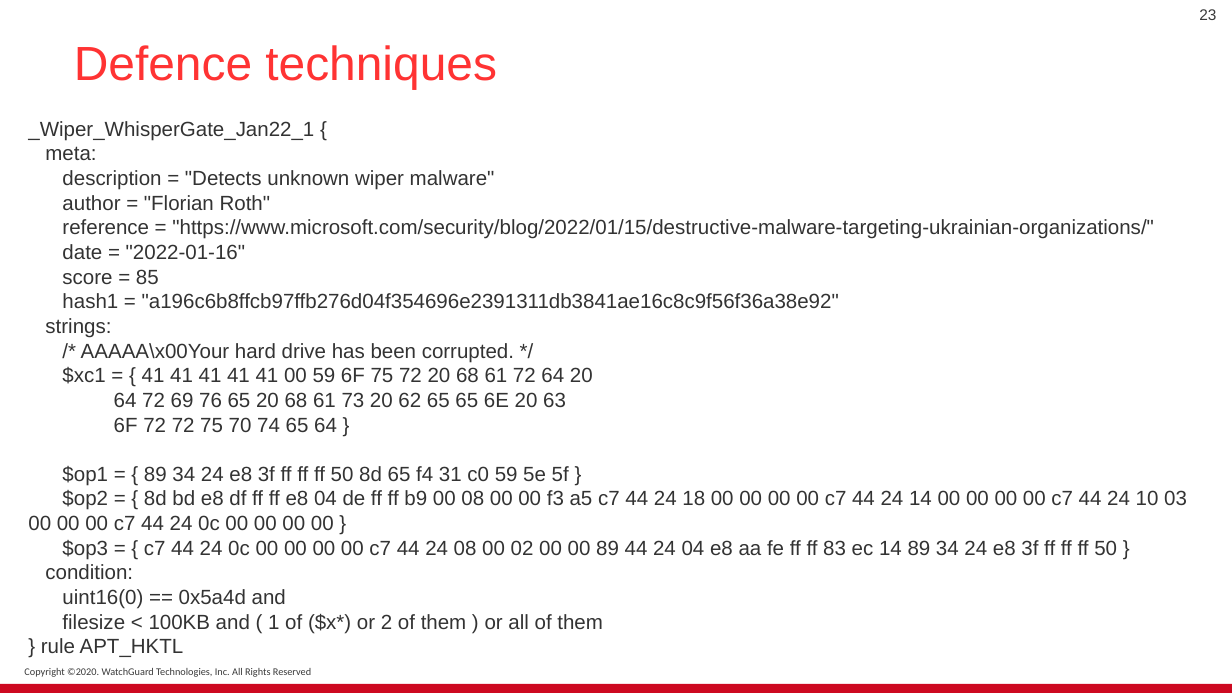
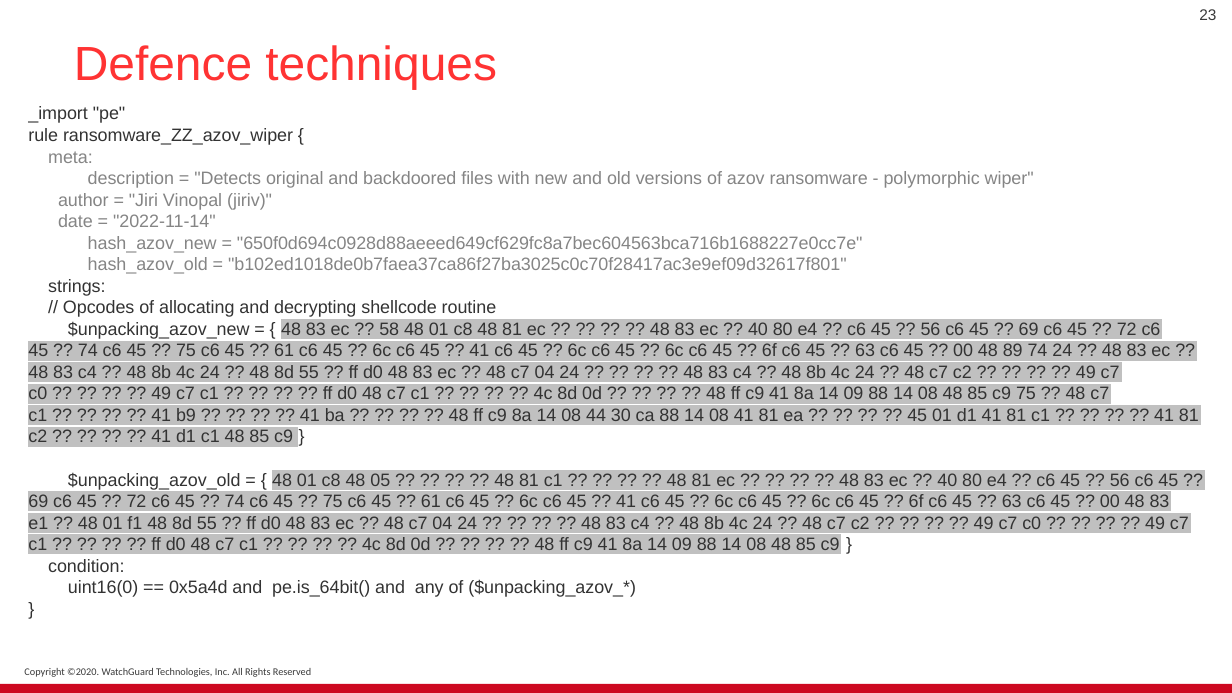
Before and after one commit to ashubits/CyberwarfareTopicPresentation, a slide deck: slide 23 of Tv0.pptx. Drawn at 1232x693 pixels with LibreOffice and Linux fonts; fonts in the diff are those of the drawing. Boxes give left, top, right and bottom in pixels: in the first picture for what was removed or moved away, otherwise in the second. Text is boxed around its words. In the diff, an @@ line names an element or a change of style, - is before the commit and + after.

```diff
--- a/Tv0.pptx
+++ b/Tv0.pptx
@@ text "_import "pe"": place and size @@
-text "_import "pe"" at (28,121,1187,657)
+text "_import "pe"" at (28,106,1199,597)
@@ text at (28,106,293,145): text changed; size 12 to 10.5 pt @@
-_Wiper_WhisperGate_Jan22_1 {
+_import "pe"
+rule ransomware_ZZ_azov_wiper {
@@ text at (48,151,124,572): size 12 to 10.5 pt in "meta:", "strings:", "condition:"; text colour #333333 to #858585 in "meta:" @@
@@ text at (58,171,1034,274): text changed; size 12 to 10.5 pt; text colour #333333 to #858585 @@
-description = "Detects unknown wiper malware"
-author = "Florian Roth"
-reference = "https://www.microsoft.com/security/blog/2022/01/15/destructive-malware-targeting-ukrainian-organizations/"
-date = "2022-01-16"
-score = 85
-hash1 = "a196c6b8ffcb97ffb276d04f354696e2391311db3841ae16c8c9f56f36a38e92"
+description = "Detects original and backdoored files with new and old versions of azov ransomware - polymorphic wiper"
+author = "Jiri Vinopal (jiriv)"
+date = "2022-11-14"
+hash_azov_new = "650f0d694c0928d88aeeed649cf629fc8a7bec604563bca716b1688227e0cc7e"
+hash_azov_old = "b102ed1018de0b7faea37ca86f27ba3025c0c70f28417ac3e9ef09d32617f801"
@@ text at (28,300,1199,550): text changed; size 12 to 10.5 pt @@
-/* AAAAA\x00Your hard drive has been corrupted. */
-$xc1 = { 41 41 41 41 41 00 59 6F 75 72 20 68 61 72 64 20
-64 72 69 76 65 20 68 61 73 20 62 65 65 6E 20 63
-6F 72 72 75 70 74 65 64 }
-$op1 = { 89 34 24 e8 3f ff ff ff 50 8d 65 f4 31 c0 59 5e 5f }
-$op2 = { 8d bd e8 df ff ff e8 04 de ff ff b9 00 08 00 00 f3 a5 c7 44 24 18 00 00 00 00 c7 44 24 14 00 00 00 00 c7 44 24 10 03 00 00 00 c7 44 24 0c 00 00 00 00 }
-$op3 = { c7 44 24 0c 00 00 00 00 c7 44 24 08 00 02 00 00 89 44 24 04 e8 aa fe ff ff 83 ec 14 89 34 24 e8 3f ff ff ff 50 }
+// Opcodes of allocating and decrypting shellcode routine
+$unpacking_azov_new = { 48 83 ec ?? 58 48 01 c8 48 81 ec ?? ?? ?? ?? 48 83 ec ?? 40 80 e4 ?? c6 45 ?? 56 c6 45 ?? 69 c6 45 ?? 72 c6 45 ?? 74 c6 45 ?? 75 c6 45 ?? 61 c6 45 ?? 6c c6 45 ?? 41 c6 45 ?? 6c c6 45 ?? 6c c6 45 ?? 6f c6 45 ?? 63 c6 45 ?? 00 48 89 74 24 ?? 48 83 ec ?? 48 83 c4 ?? 48 8b 4c 24 ?? 48 8d 55 ?? ff d0 48 83 ec ?? 48 c7 04 24 ?? ?? ?? ?? 48 83 c4 ?? 48 8b 4c 24 ?? 48 c7 c2 ?? ?? ?? ?? 49 c7 c0 ?? ?? ?? ?? 49 c7 c1 ?? ?? ?? ?? ff d0 48 c7 c1 ?? ?? ?? ?? 4c 8d 0d ?? ?? ?? ?? 48 ff c9 41 8a 14 09 88 14 08 48 85 c9 75 ?? 48 c7 c1 ?? ?? ?? ?? 41 b9 ?? ?? ?? ?? 41 ba ?? ?? ?? ?? 48 ff c9 8a 14 08 44 30 ca 88 14 08 41 81 ea ?? ?? ?? ?? 45 01 d1 41 81 c1 ?? ?? ?? ?? 41 81 c2 ?? ?? ?? ?? 41 d1 c1 48 85 c9 }
+$unpacking_azov_old = { 48 01 c8 48 05 ?? ?? ?? ?? 48 81 c1 ?? ?? ?? ?? 48 81 ec ?? ?? ?? ?? 48 83 ec ?? 40 80 e4 ?? c6 45 ?? 56 c6 45 ?? 69 c6 45 ?? 72 c6 45 ?? 74 c6 45 ?? 75 c6 45 ?? 61 c6 45 ?? 6c c6 45 ?? 41 c6 45 ?? 6c c6 45 ?? 6c c6 45 ?? 6f c6 45 ?? 63 c6 45 ?? 00 48 83 e1 ?? 48 01 f1 48 8d 55 ?? ff d0 48 83 ec ?? 48 c7 04 24 ?? ?? ?? ?? 48 83 c4 ?? 48 8b 4c 24 ?? 48 c7 c2 ?? ?? ?? ?? 49 c7 c0 ?? ?? ?? ?? 49 c7 c1 ?? ?? ?? ?? ff d0 48 c7 c1 ?? ?? ?? ?? 4c 8d 0d ?? ?? ?? ?? 48 ff c9 41 8a 14 09 88 14 08 48 85 c9 }
@@ text at (68,579,636,597): text changed; size 12 to 10.5 pt @@
-uint16(0) == 0x5a4d and
-filesize < 100KB and ( 1 of ($x*) or 2 of them ) or all of them
-} rule APT_HKTL
+uint16(0) == 0x5a4d and pe.is_64bit() and any of ($unpacking_azov_*)
+}
```
Also in this commit, not shown: 1 other slide changed.
